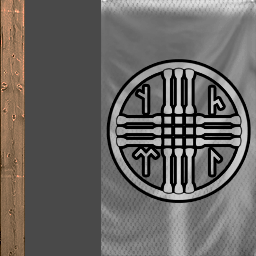
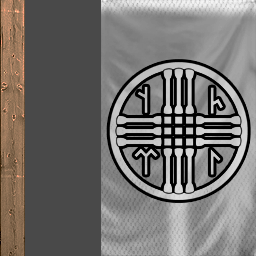
Comparing the layer stacks of the two 256×256 images. Changes:
painted on "Layer 2" over <box>101,0,256,256</box>
